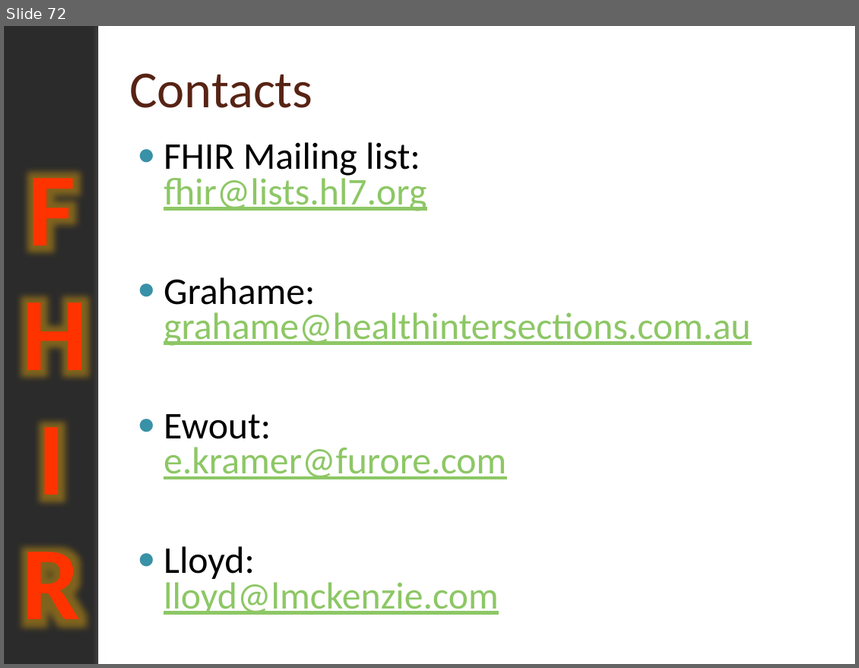
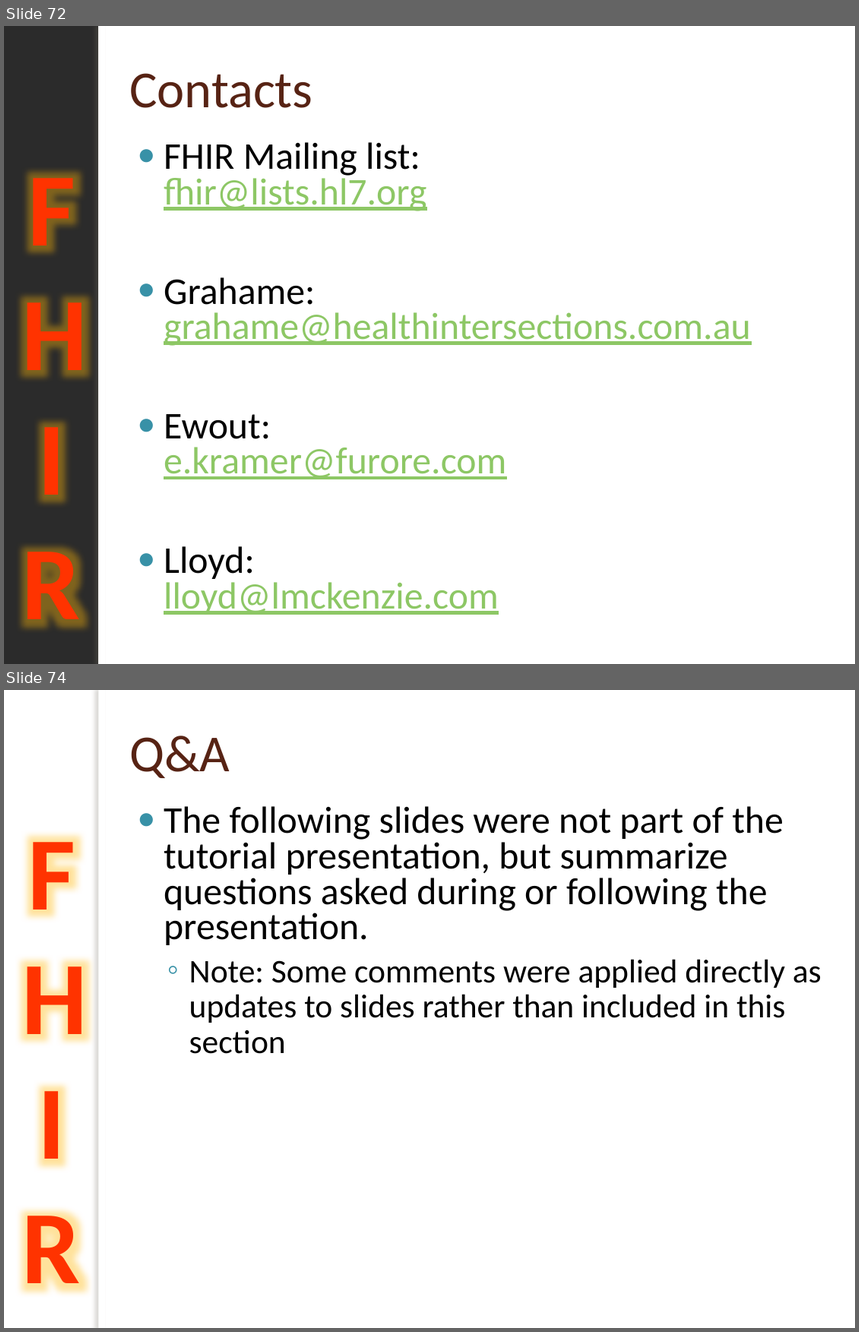
Before and after one commit to vista-novo/fhir, a slide deck: presentations/2012-May WGM Tutorials/201205 WGM Introduction to FHIR.pptx. Shown one above the other, each under a label of ours: slide 72 before the commit, slides 72 and 74 after it; the slides between them are not shown. The pictures are 859x668 and 859x1332 pixels, drawn with LibreOffice and Linux fonts; fonts in the diff are those of the drawing; background and template pictures are left out; a plain dark background stands for a picture behind light text. Boxes give left, top, right and bottom in pixels: in the first picture for what was removed or moved away, otherwise in the second. Text is boxed around its words. In the diff, an @@ line names an element or a change of style, - is before the commit and + after.

Commit message:
Updates based on presentation & questions

```diff
--- a/presentations/2012-May WGM Tutorials/201205 WGM Introduction to FHIR.pptx
+++ b/presentations/2012-May WGM Tutorials/201205 WGM Introduction to FHIR.pptx
@@ slide 74 added at <box>4,690,855,1328</box>, background picture (left out); not listed: 2 template elements that a slide beside it also shows @@
@@ title added at <box>129,736,230,778</box>, 44 pt, text #572314 @@
+Q&A
@@ text added at <box>164,806,822,1054</box>, 32 pt, text #000000 @@
+● The following slides were not part of the tutorial presentation, but summarize questions asked during or following the presentation.
+  ◦ Note: Some comments were applied directly as updates to slides rather than included in this section
```
Also in this commit, not shown: 5 slides changed, 8 other slides added, 1 other file.
